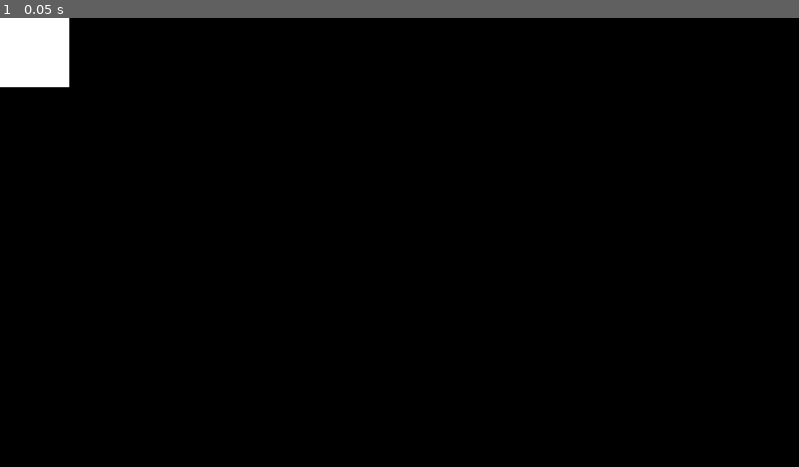
Above: before the commit, frame 1.
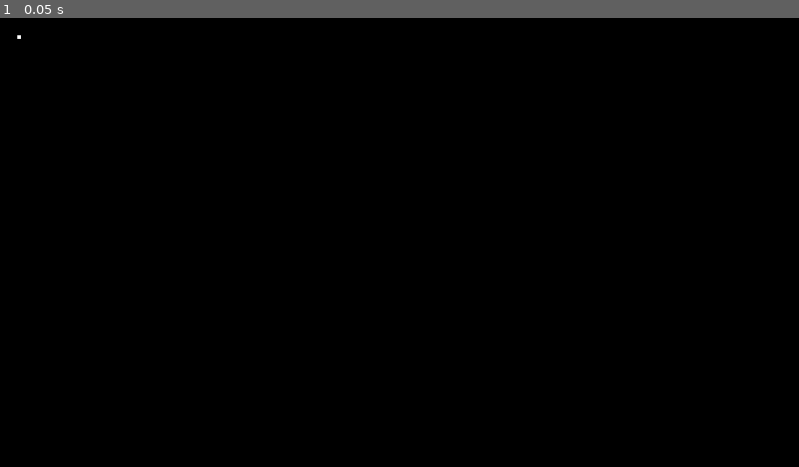
Above: after the commit, the same moment.

Repository: Dobefu/godot-game-of-life
Game: Godot game, scene res://main.tscn
Two runs of this game, one before a commit and one after it. Both use one fixed random seed, a clock stepped at 60 frames per second and the inputs below.
Inputs:
- Up to frame 1 (0.05 s): no input

The runs differ from the first frame. In frame 1, 1.4% of the frame differs, in the area x 0-9%, y 0-16%.

Commit message:
Add a way to draw directly to a texture

Diff:
--- a/canvas.gd
+++ b/canvas.gd
@@ -1,14 +1,27 @@
 extends Control
 
-var canvas = ImageTexture.new()
+var texture : ImageTexture
+var image : Image
+
 var width = 100
 var height = 100
 
+var window_size : Vector2i
+var window_size_prev : Vector2i
+
 func _ready() -> void:
-	canvas.set_size_override(Vector2(width, height))
+	image = Image.create_empty(width, height, false, Image.FORMAT_L8)
+	texture = ImageTexture.create_from_image(image)
+
 
 func _process(_delta: float) -> void:
-	queue_redraw()
+	window_size = get_window().size
+	texture.update(image)
+
+	if (window_size != window_size_prev):
+		window_size_prev = window_size
 
 func _draw() -> void:
-	draw_rect(Rect2(Vector2(0, 0), Vector2(width, height)), Color.WHITE)
+	image.set_pixel(5, 5, Color.WHITE)
+
+	draw_texture_rect(texture, Rect2(Vector2(0, 0), Vector2(500, 500)), false)
--- a/main.tscn
+++ b/main.tscn
@@ -19,14 +19,12 @@
 grow_vertical = 2
 color = Color(0, 0, 0, 1)
 
-[node name="GameTexture" type="Control" parent="."]
+[node name="Game" type="Control" parent="."]
 texture_filter = 1
 layout_mode = 1
 anchors_preset = 15
 anchor_right = 1.0
 anchor_bottom = 1.0
-offset_right = -1152.0
-offset_bottom = -648.0
 grow_horizontal = 2
 grow_vertical = 2
 script = ExtResource("1_ogbtn")
